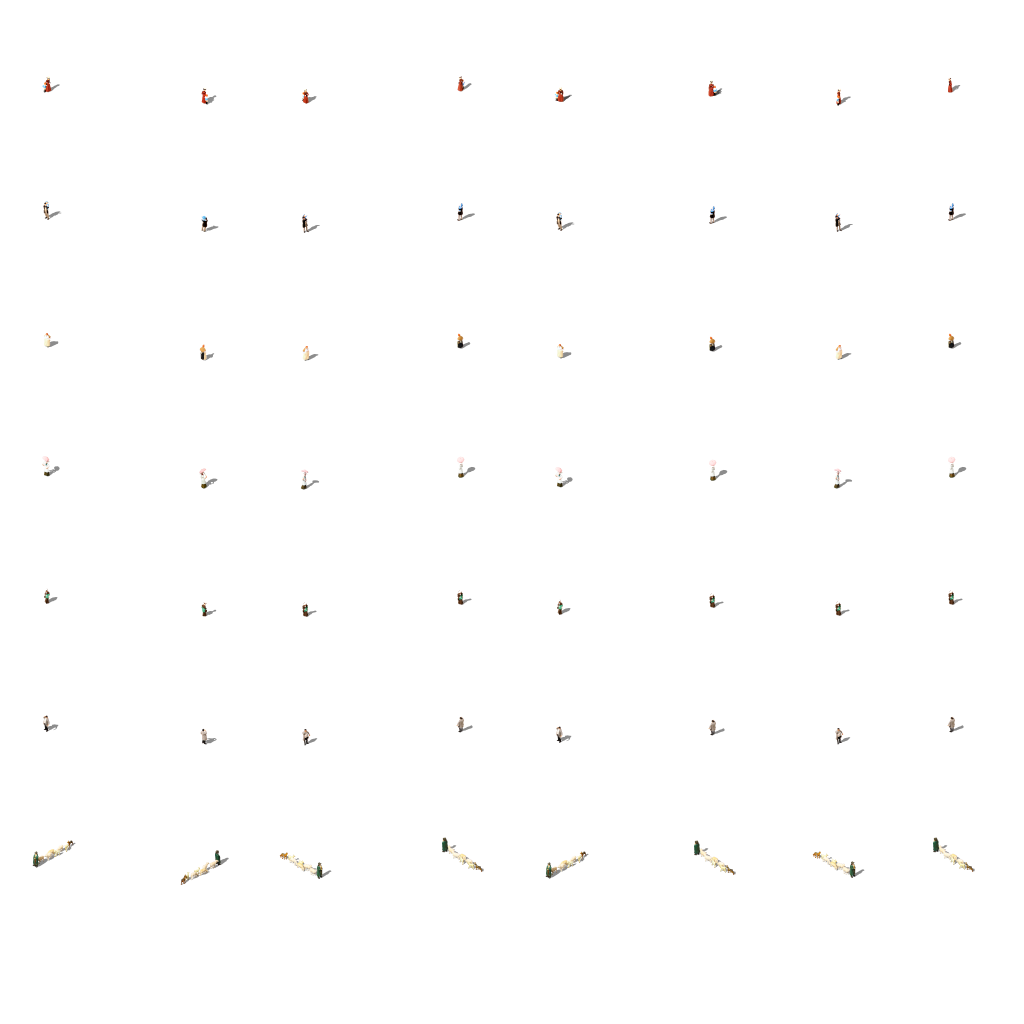
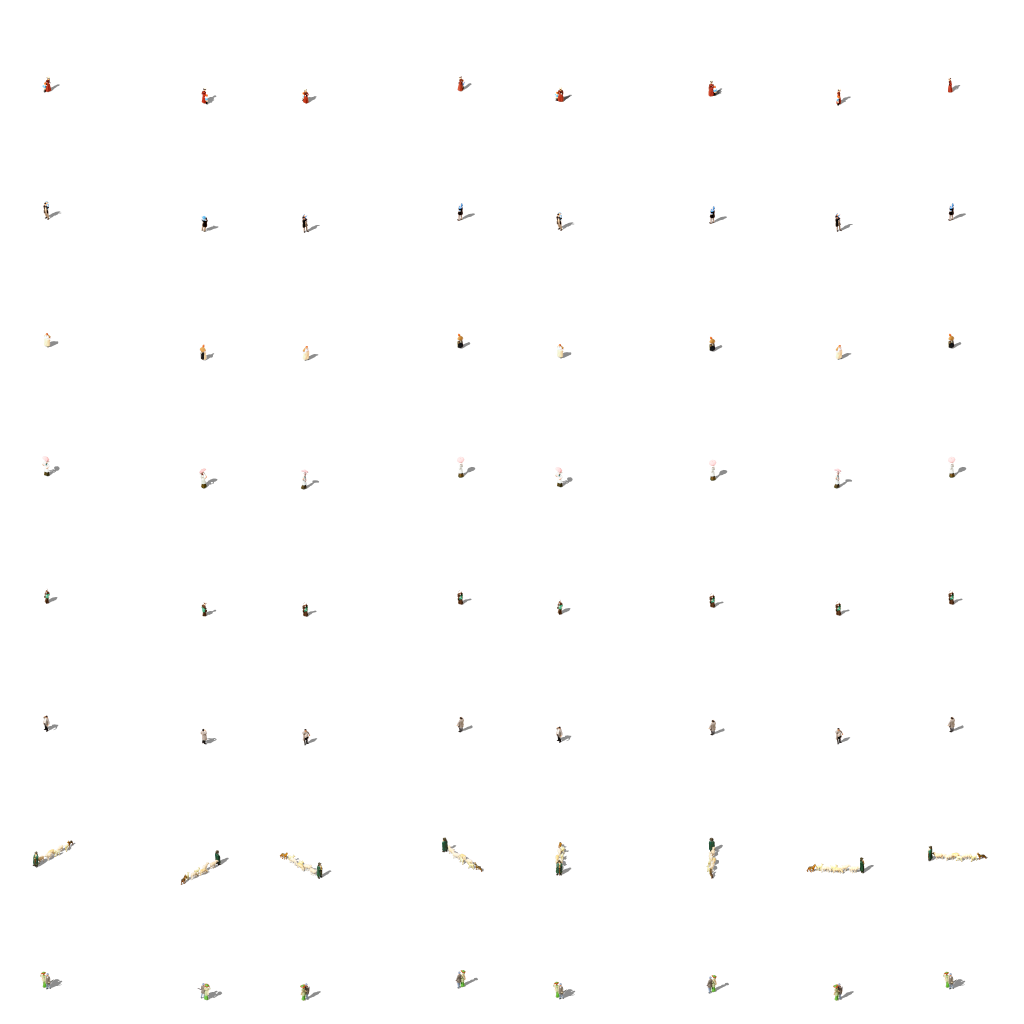
Two versions of the same layered image (1024px x 1024px). Layer-by-layer changes:
painted on "Fussgänger 1900" over (x1=40, y1=837, x2=988, y2=1001)
